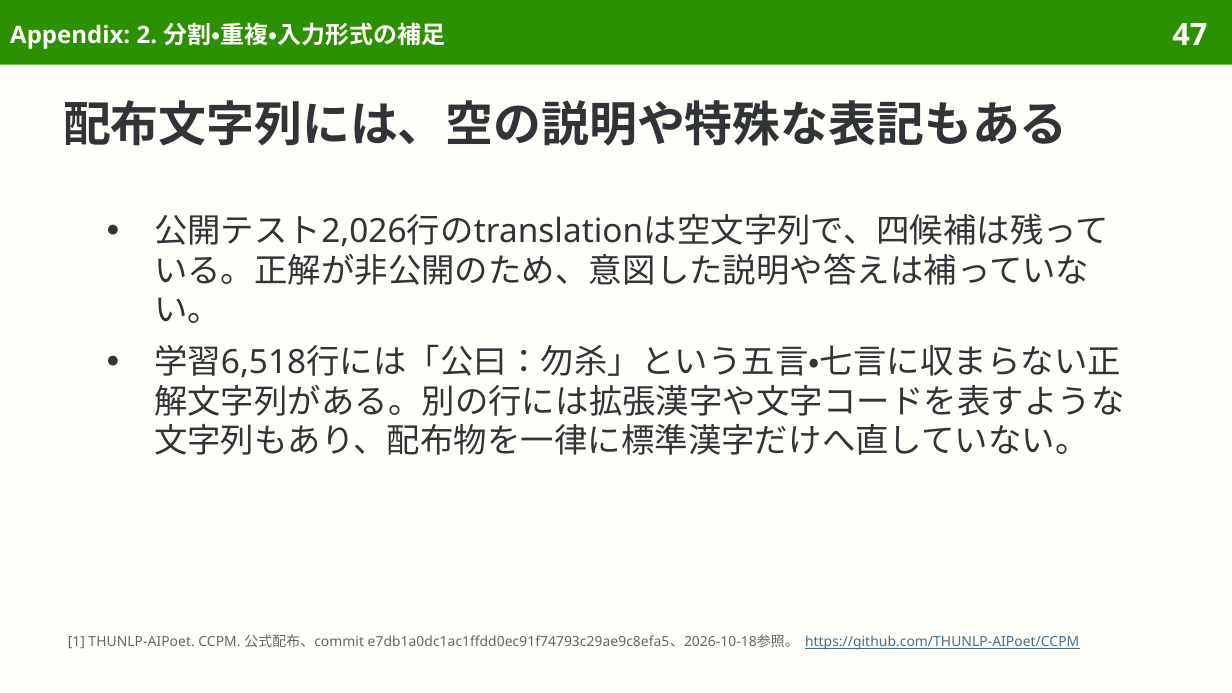
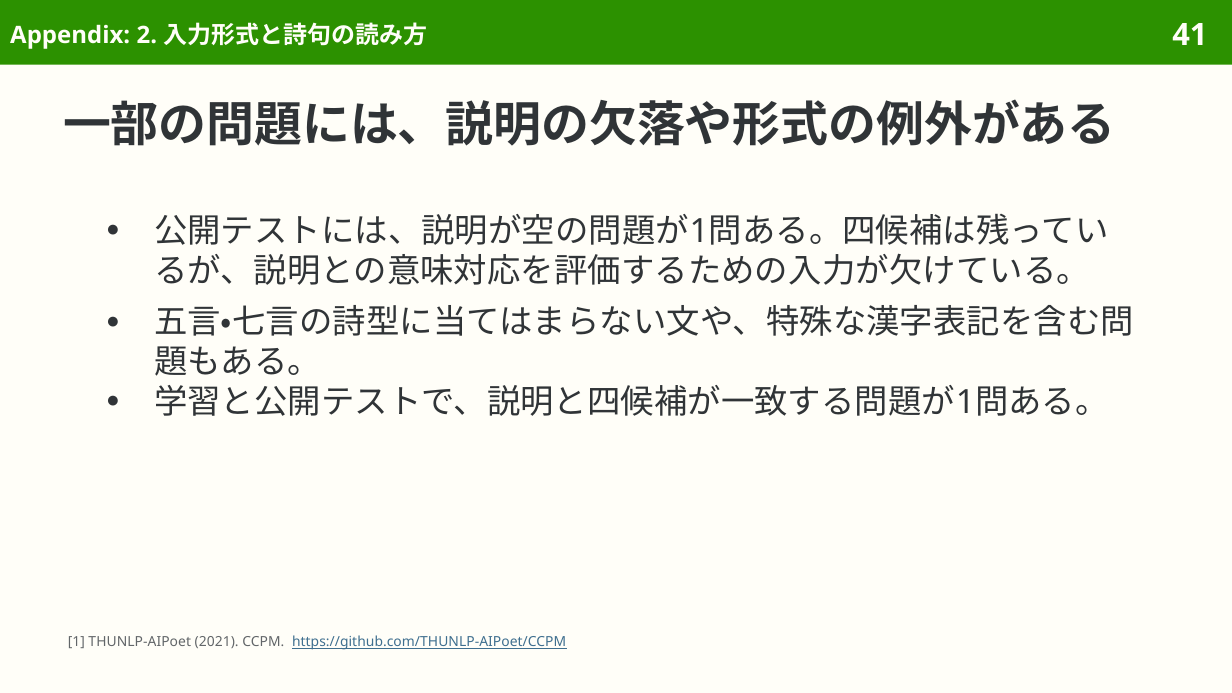
Before and after one commit to sasakiy84/datasets-in-10-minutes, a slide deck: slide 41 of slides/datasets-in-10-minutes-ccpm.pptx (slide 47 before the commit). Drawn at 1232x693 pixels with LibreOffice and Linux fonts; fonts in the diff are those of the drawing. Boxes give left, top, right and bottom in pixels: in the first picture for what was removed or moved away, otherwise in the second. Text is boxed around its words. In the diff, an @@ line names an element or a change of style, - is before the commit and + after.

Commit message:
Improve CCPM Japanese translations and reader-focused explanations

```diff
--- a/slides/datasets-in-10-minutes-ccpm.pptx
+++ b/slides/datasets-in-10-minutes-ccpm.pptx
@@ title at [10, 22, 428, 49]: text changed @@
-Appendix: 2. 分割・重複・入力形式の補足
+Appendix: 2. 入力形式と詩句の読み方
@@ page number at [1172, 23, 1207, 45]: text changed @@
-47
+41
@@ title at [63, 99, 1116, 146]: text changed @@
-配布文字列には、空の説明や特殊な表記もある
+一部の問題には、説明の欠落や形式の例外がある
@@ text at [154, 213, 1134, 416]: text changed @@
-● 公開テスト2,026行のtranslationは空文字列で、四候補は残っている。正解が非公開のため、意図した説明や答えは補っていない。
-● 学習6,518行には「公曰：勿杀」という五言・七言に収まらない正解文字列がある。別の行には拡張漢字や文字コードを表すような文字列もあり、配布物を一律に標準漢字だけへ直していない。
+● 公開テストには、説明が空の問題が1問ある。四候補は残っているが、説明との意味対応を評価するための入力が欠けている。
+● 五言・七言の詩型に当てはまらない文や、特殊な漢字表記を含む問題もある。
+● 学習と公開テストで、説明と四候補が一致する問題が1問ある。
@@ text at [68, 635, 566, 650]: text changed; text colour #626669 to #3F6F8F @@
-[1] THUNLP-AIPoet. CCPM. 公式配布、commit e7db1a0dc1ac1ffdd0ec91f74793c29ae9c8efa5、2026-10-18参照。 https://github.com/THUNLP-AIPoet/CCPM
+[1] THUNLP-AIPoet (2021). CCPM. https://github.com/THUNLP-AIPoet/CCPM
```
Also in this commit, not shown: 32 other slides changed, 7 slides removed, 33 other files.
